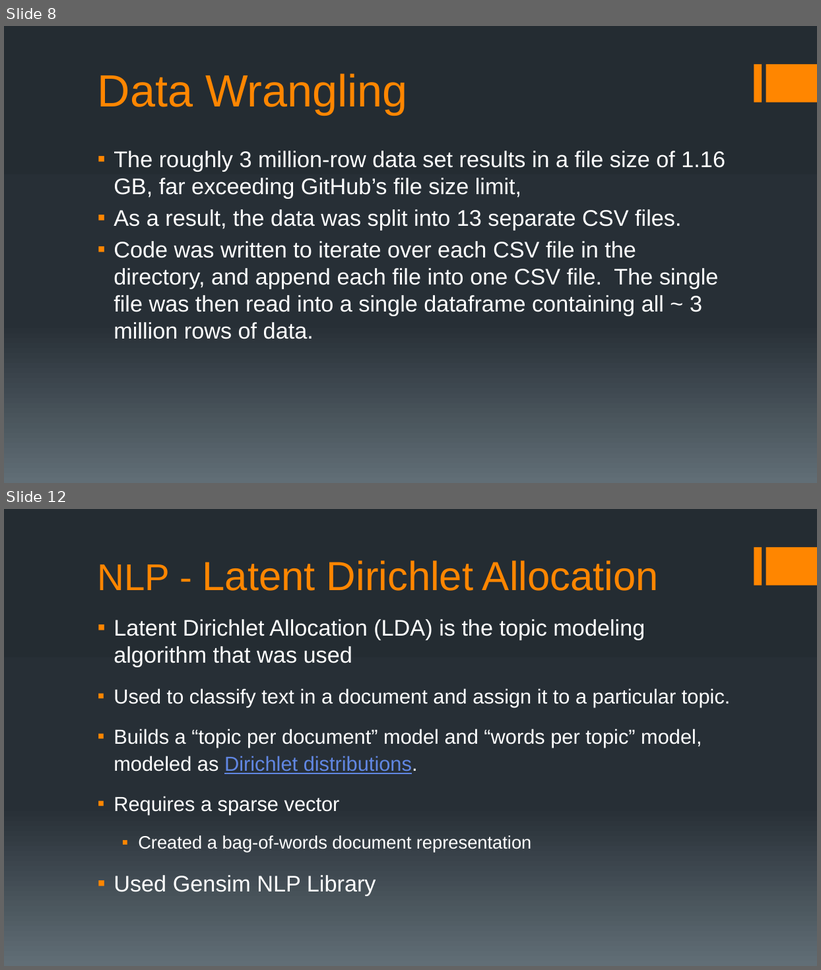
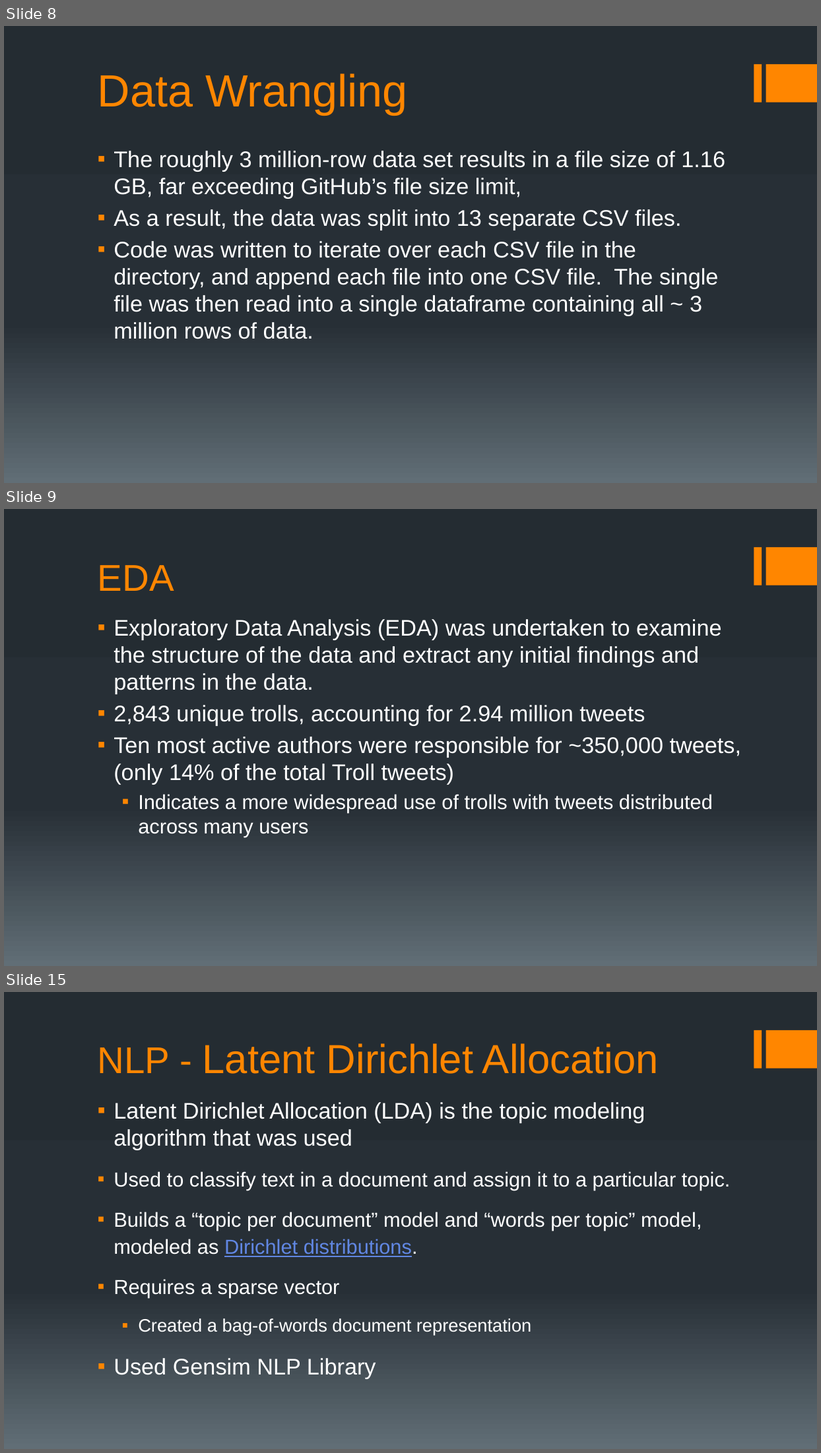
Before and after one commit to chudzikr/Capstone2, a slide deck: reports/Capstone2_Final_Report_Pres.pptx. Shown one above the other, each under a label of ours: slides 8 and 12 before the commit, slides 8, 9 and 15 after it; the slides between them are not shown. The pictures are 821x970 and 821x1453 pixels, drawn with LibreOffice and Linux fonts; fonts in the diff are those of the drawing. Boxes give left, top, right and bottom in pixels: in the first picture for what was removed or moved away, otherwise in the second. Text is boxed around its words. In the diff, an @@ line names an element or a change of style, - is before the commit and + after.

```diff
--- a/reports/Capstone2_Final_Report_Pres.pptx
+++ b/reports/Capstone2_Final_Report_Pres.pptx
@@ slide 9 added at (4,509,817,966), background gradient #242C33 to #273037 to #636D76; not listed: 2 template elements that a slide beside it also shows @@
@@ title added at (98,565,174,591), 33 pt, text #FF8600 @@
+EDA
@@ text added at (114,619,741,838), 20 pt, text #FFFFFF @@
+▪ Exploratory Data Analysis (EDA) was undertaken to examine the structure of the data and extract any initial findings and patterns in the data.
+▪ 2,843 unique trolls, accounting for 2.94 million tweets
+▪ Ten most active authors were responsible for ~350,000 tweets, (only 14% of the total Troll tweets)
+  ▪ Indicates a more widespread use of trolls with tweets distributed across many users
@@ what was slide 12 is now slide 15 @@
```
Also in this commit, not shown: 1 slide changed, 4 other slides added, 2 slides removed.
